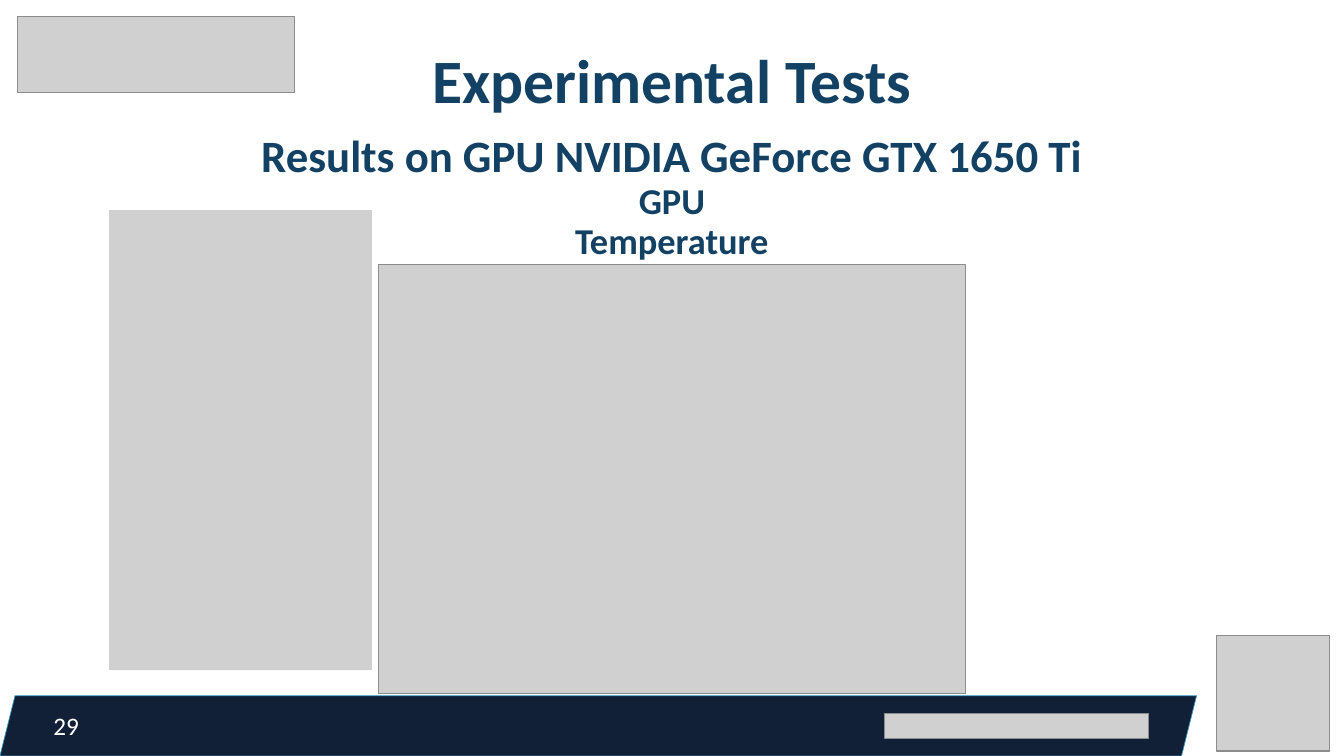
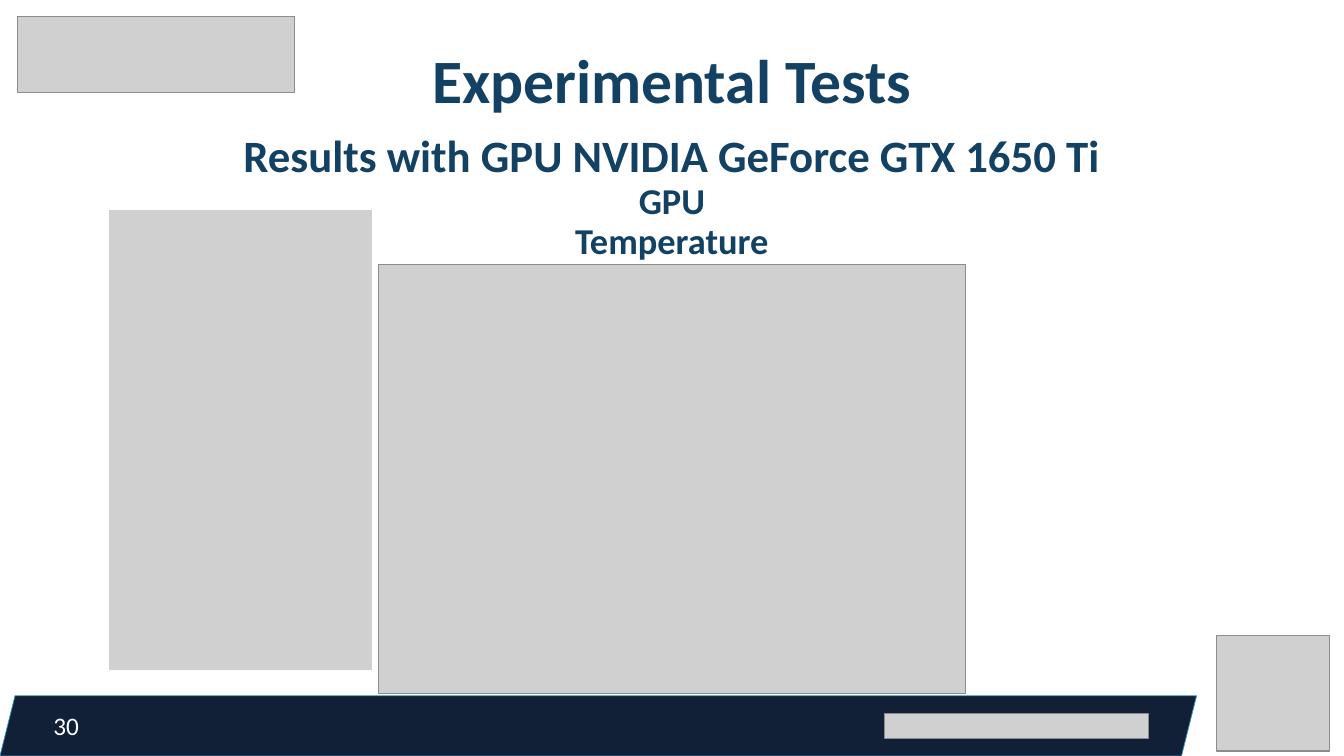
Before and after one commit to federicorossifr/eupilot-cini-mandown, a slide deck: slide 30 of pp_12_01_23.pptx (slide 29 before the commit). Drawn at 1344x756 pixels with LibreOffice and Linux fonts; fonts in the diff are those of the drawing; grey boxes stand for pictures. Boxes give left, top, right and bottom in pixels: in the first picture for what was removed or moved away, otherwise in the second. Text is boxed around its words. In the diff, an @@ line names an element or a change of style, - is before the commit and + after.

```diff
--- a/pp_12_01_23.pptx
+++ b/pp_12_01_23.pptx
@@ text at (243, 140, 1099, 173): text changed @@
-Results on GPU NVIDIA GeForce GTX 1650 Ti
+Results with GPU NVIDIA GeForce GTX 1650 Ti
@@ page number at (53, 718, 79, 735): text changed @@
-29
+30
```
Also in this commit, not shown: 7 other slides changed, 1 slide added.
